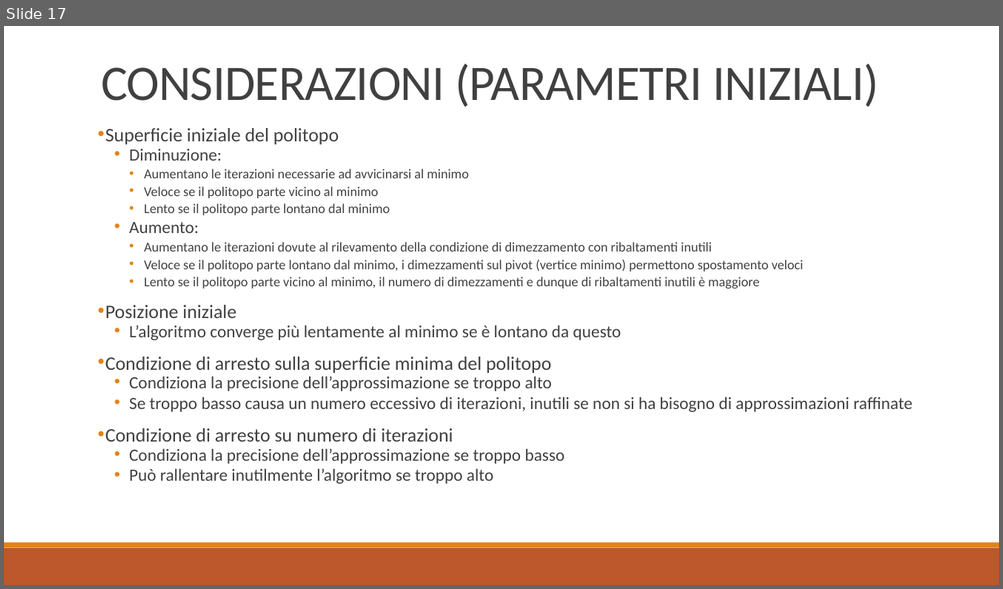
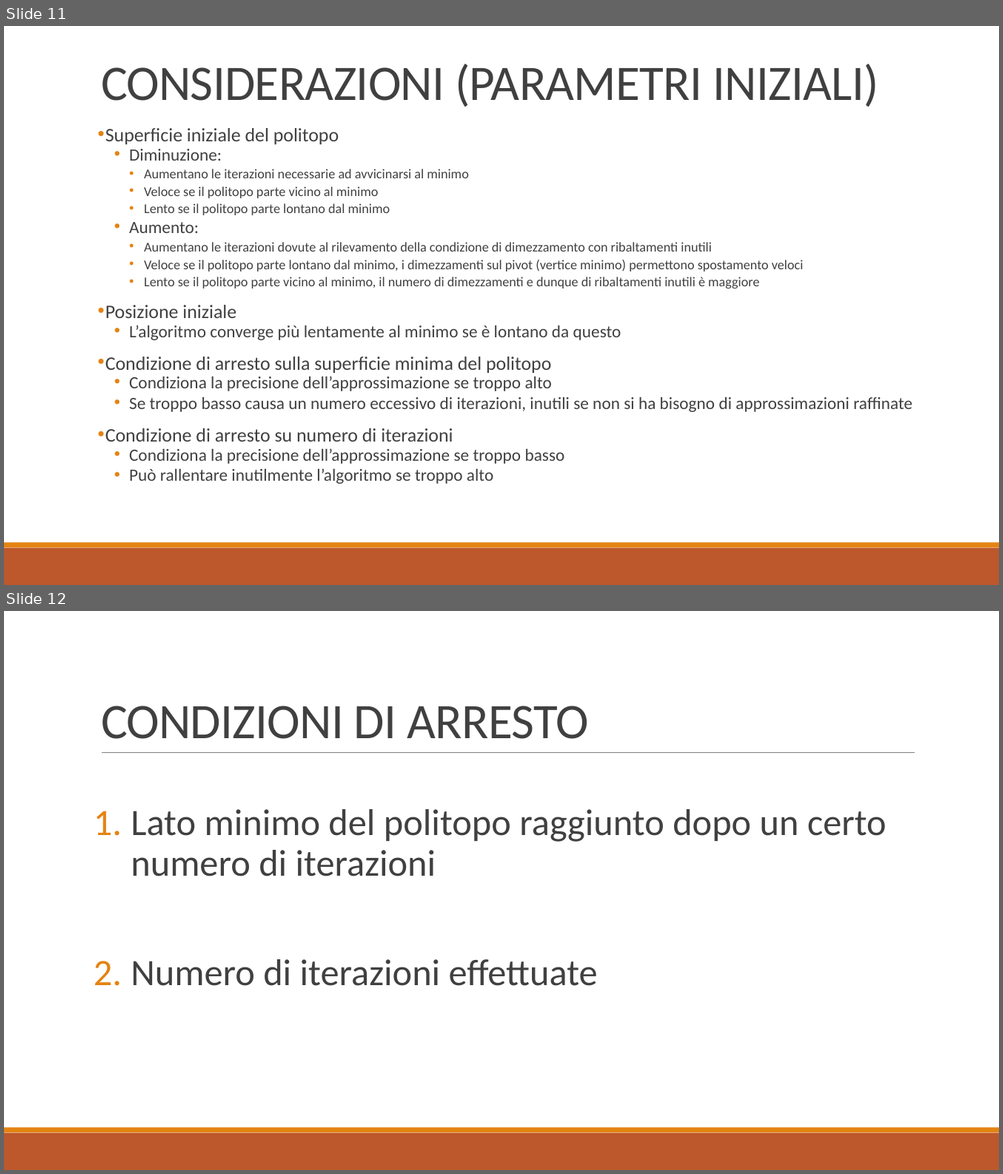
Before and after one commit to baldimario/Simplex, a slide deck: IDENTICAZIONE SISTEMA DI CARICHE PUNTIFORMI DA MISURE DI.pptx. Shown one above the other, each under a label of ours: slide 17 before the commit, slides 11 and 12 after it. The pictures are 1003x589 and 1003x1174 pixels, drawn with LibreOffice and Linux fonts; fonts in the diff are those of the drawing. Boxes give left, top, right and bottom in pixels: in the first picture for what was removed or moved away, otherwise in the second. Text is boxed around its words. In the diff, an @@ line names an element or a change of style, - is before the commit and + after.

```diff
--- a/IDENTICAZIONE SISTEMA DI CARICHE PUNTIFORMI DA MISURE DI.pptx
+++ b/IDENTICAZIONE SISTEMA DI CARICHE PUNTIFORMI DA MISURE DI.pptx
@@ slide 12 added at (4,611,999,1170), background #FFFFFF; not listed: 2 template elements that a slide beside it also shows @@
@@ title added at (101,706,588,739), 48 pt, text #404040 @@
+CONDIZIONI DI ARRESTO
@@ line added from (102, 753) to (915, 753), #808080 0.5 pt @@
@@ text added at (131,809,886,986), 36 pt, text #404040 @@
+1. Lato minimo del politopo raggiunto dopo un certo numero di iterazioni
+2. Numero di iterazioni effettuate
@@ what was slide 17 is now slide 11 @@
```
Also in this commit, not shown: 4 slides changed, 3 other slides added, 3 slides removed.
